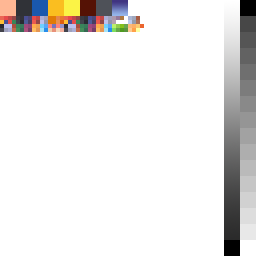
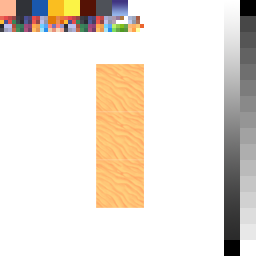
Two versions of the same layered image (256×256). Layer-by-layer changes:
added group "sand" with 3 layers above "Layer 6" over (x1=96, y1=64, x2=144, y2=208)
added layer "Layer 19" in group "sand" over (x1=96, y1=64, x2=144, y2=112)
added layer "Layer 18" in group "sand" over (x1=96, y1=112, x2=144, y2=160)
added layer "Layer 17" in group "sand" over (x1=96, y1=160, x2=144, y2=208)
